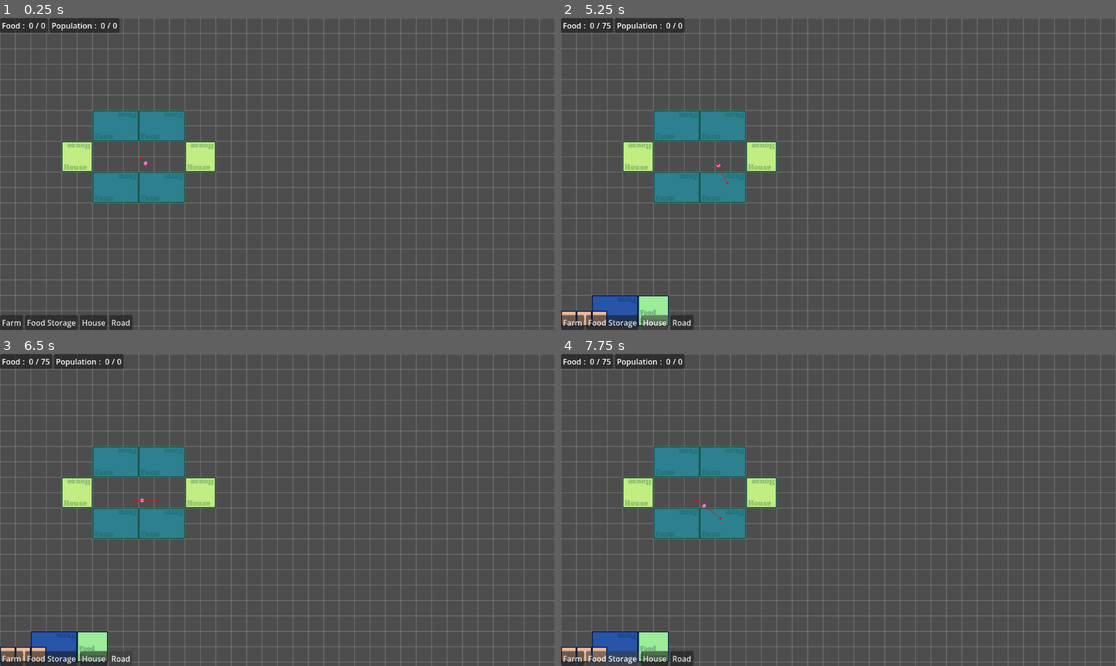
Above: before the commit, frames 1-4 (two rows, left to right).
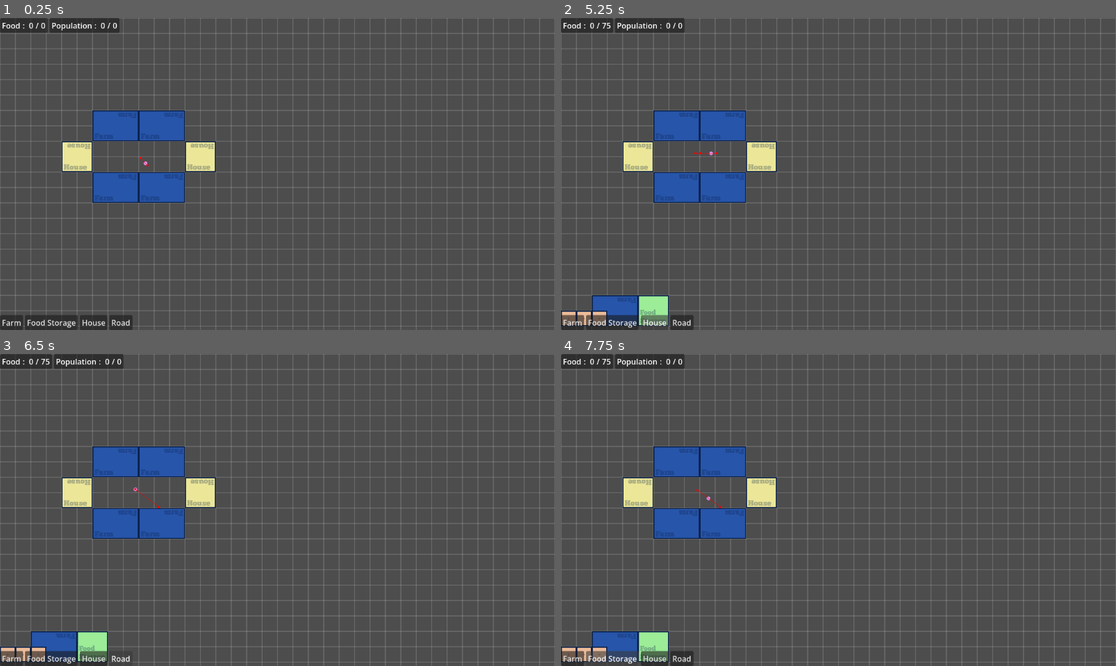
Above: after the commit, the same moments.

Repository: lacedon/western-town-sim
Game: Godot game, scene res://src/screens/game/game.tscn
Two runs of this game, one before a commit and one after it. Both use one fixed random seed, a clock stepped at 60 frames per second and the inputs below.
Inputs:
- Up to frame 1 (0.25 s): no input
- Up to frame 2 (5.25 s): click "Farm" at 0.5 s; click "Food Storage" at 1.25 s; click "House" at 2 s; click "Road" at 2.75 s; click "Farm" at 3.5 s; click "Food Storage" at 4.25 s; click "House" at 5 s
- Up to frame 3 (6.5 s): click "Road" at 5.75 s
- Up to frame 4 (7.75 s): click "Farm" at 6.5 s; click "Food Storage" at 7.25 s

The runs differ from the first frame. In frame 1, 4.4% of the frame differs, in the area x 11-39%, y 29-60%; in frame 2, 4.4%; in frame 3, 4.4%; in frame 4, 4.4%.

Commit message:
Fix navigation server for units

Diff:
--- a/src/components/building/building.gd
+++ b/src/components/building/building.gd
@@ -1,13 +1,12 @@
-@tool
-
 extends Node2D
 
 class_name BuildingNode
 
 signal areaEnteredExited
-signal add_environment_obstacle(size: Vector2i, position: Vector2)
+signal add_environment_obstacle(position: Vector2, size: Vector2i)
 
 const BuildingScene = preload('./building.tscn')
+const events = preload('res://src/constants/events.gd')
 
 enum BuildingMode {
   planing,
@@ -41,12 +40,19 @@
 func _ready() -> void:
   _initBuilding()
 
+  EventEmitter.addEmitter(events.ADD_ENVIRONMENT_OBSTACLE, self)
+
+  if mode == BuildingMode.placed:
+    emitObstacleAddedEvent()
+
   area2d.connect(area2d.area_entered.get_name(), _emitAreaEnteredExited)
   area2d.connect(area2d.area_exited.get_name(), _emitAreaEnteredExited)
 
 func _exit_tree() -> void:
   area2d.disconnect(area2d.area_entered.get_name(), _emitAreaEnteredExited)
   area2d.disconnect(area2d.area_exited.get_name(), _emitAreaEnteredExited)
+
+  EventEmitter.removeEmitter(events.ADD_ENVIRONMENT_OBSTACLE, self)
 
 func _initBuilding() -> void:
   if !building: return _resetBuilding()
@@ -88,7 +94,7 @@
   updateColoring()
 
   if mode == BuildingMode.placed:
-    add_environment_obstacle.emit(building.size, position)
+    emitObstacleAddedEvent()
 
 func updateColoring() -> void:
   match mode:
@@ -96,3 +102,10 @@
       coloringBlock.color = ModeColors.planingSuccess if canBePlaced() else ModeColors.planingError
     _:
       coloringBlock.color = ModeColors.normal
+
+func emitObstacleAddedEvent() -> void:
+  var sizeInPixels: Vector2 = building.size * GameConfig.tileSize
+  add_environment_obstacle.emit(
+    position - Vector2(float(sizeInPixels.x / 2), float(sizeInPixels.y / 2)),
+    sizeInPixels
+  )
--- a/src/components/navigation/navigation.gd
+++ b/src/components/navigation/navigation.gd
@@ -5,28 +5,30 @@
 @export var size: Vector2i = Vector2i.ZERO
 @export var position_offset: Vector2 = Vector2.ZERO
 
+@onready var debugPolygonParent: Node = $DebugPolygons
 @onready var navigationRegion: NavigationRegion2D = $NavigationRegion2D
 
-var _obstacles: Array[Vector4] = []
+var _obstacles: Array[PackedVector2Array] = []
 var navigation_mesh: NavigationPolygon
 var source_geometry : NavigationMeshSourceGeometryData2D
-var callback_baking : Callable
 var region_rid: RID
 var map_rid: RID
+
+var should_rebake: bool = false
+var is_baking_in_process: bool = false
 
 func _ready() -> void:
   EventEmitter.addListener(events.ADD_ENVIRONMENT_OBSTACLE, self._on_add_environment_obstacle)
   EventEmitter.addListener(events.REMOVE_ENVIRONMENT_OBSTACLE, self._on_remove_environment_obstacle)
 
   map_rid = _create_map()
-  region_rid = _create_region(map_rid)
+  # region_rid = _create_region(map_rid)
+  region_rid = navigationRegion.get_rid()
   source_geometry = _create_source_geometry()
-  navigation_mesh = _create_region_mesh()
-  callback_baking = on_baking_done
+  # navigation_mesh = _create_region_mesh()
+  navigation_mesh = navigationRegion.navigation_polygon
 
   parse_source_geometry.call_deferred()
-
-  # NavigationServer2D.bake_from_source_geometry_data(NavigationPolygon
 
 func _exit_tree() -> void:
   EventEmitter.removeListener(events.ADD_ENVIRONMENT_OBSTACLE, self._on_add_environment_obstacle)
@@ -68,6 +70,12 @@
   return new_navigation_mesh
 
 func rebake_navigation() -> void:
+  if is_baking_in_process:
+    should_rebake = true
+    return
+
+  is_baking_in_process = true
+
   # If we did not parse a TileMap with navigation mesh cells we may now only
   # have obstruction outlines so add at least one traversable outline
   # so the obstructions outlines have something to "cut" into.
@@ -78,23 +86,56 @@
     Vector2(GameConfig.startNavigationRegionSize.x, 0)
   ]))
 
+  for obstacle in _obstacles:
+    source_geometry.add_projected_obstruction(obstacle, false)
+
   # Bake the navigation mesh on a thread with the source geometry data.
   NavigationServer2D.bake_from_source_geometry_data_async(
     navigation_mesh,
     source_geometry,
-    callback_baking
+    on_baking_done
   )
 
 func on_baking_done() -> void:
   # Update the region with the updated navigation mesh.
   NavigationServer2D.region_set_navigation_polygon(region_rid, navigation_mesh)
 
-func _on_add_environment_obstacle(obstacle_size: Vector2i, obstacle_position: Vector2) -> void:
-  _obstacles.append(Vector4(obstacle_position.x, obstacle_position.y, obstacle_size.x, obstacle_size.y))
+  is_baking_in_process = false
+  if should_rebake:
+    should_rebake = false
+    rebake_navigation()
 
+func _on_add_environment_obstacle(obstacle_position: Vector2, obstacle_size: Vector2i) -> void:
+  var obstacle: PackedVector2Array = _create_obstacle(obstacle_position, obstacle_size)
+  if (!_obstacles.has(obstacle)):
+    _obstacles.append(obstacle)
   rebake_navigation()
 
-func _on_remove_environment_obstacle(obstacle_size: Vector2i, obstacle_position: Vector2) -> void:
-  _obstacles.erase(Vector4(obstacle_position.x, obstacle_position.y, obstacle_size.x, obstacle_size.y))
+func _on_remove_environment_obstacle(obstacle_position: Vector2, obstacle_size: Vector2i) -> void:
+  _obstacles.erase(_create_obstacle(obstacle_position, obstacle_size))
+  rebake_navigation()
 
-  rebake_navigation()
+func _create_obstacle(obstacle_position: Vector2, obstacle_size: Vector2i) -> PackedVector2Array:
+  var edge_temper_size_px: int = 1
+  var top_left_edge: Vector2 = Vector2(obstacle_position.x, obstacle_position.y)
+  var top_right_edge: Vector2 = Vector2(obstacle_position.x + obstacle_size.x, obstacle_position.y)
+  var bottom_right_edge: Vector2 = Vector2(obstacle_position.x + obstacle_size.x, obstacle_position.y + obstacle_size.y)
+  var bottom_left_edge: Vector2 = Vector2(obstacle_position.x, obstacle_position.y + obstacle_size.y)
+
+  return PackedVector2Array([
+    # top-left edge
+    Vector2(top_left_edge.x, top_left_edge.y + edge_temper_size_px),
+    Vector2(top_left_edge.x + edge_temper_size_px, top_left_edge.y),
+
+    # top-right edge
+    Vector2(top_right_edge.x - edge_temper_size_px, top_right_edge.y),
+    Vector2(top_right_edge.x, top_right_edge.y + edge_temper_size_px),
+
+    # bottom-right edge
+    Vector2(bottom_right_edge.x, bottom_right_edge.y - edge_temper_size_px),
+    Vector2(bottom_right_edge.x - edge_temper_size_px, bottom_right_edge.y),
+
+    # bottom-left edge
+    Vector2(bottom_left_edge.x + edge_temper_size_px, bottom_left_edge.y),
+    Vector2(bottom_left_edge.x, bottom_left_edge.y - edge_temper_size_px),
+  ])
--- a/src/components/navigation/navigation.tscn
+++ b/src/components/navigation/navigation.tscn
@@ -2,10 +2,14 @@
 
 [ext_resource type="Script" uid="uid://b45xcnjhsxd8t" path="res://src/components/navigation/navigation.gd" id="1_ldmo7"]
 
-[sub_resource type="NavigationPolygon" id="NavigationPolygon_hbphy"]
+[sub_resource type="NavigationPolygon" id="NavigationPolygon_ldmo7"]
+cell_size = 4.0
+agent_radius = 1.0
 
 [node name="Navigation" type="Node2D" unique_id=201039558]
 script = ExtResource("1_ldmo7")
 
-[node name="NavigationRegion2D" type="NavigationRegion2D" parent="." unique_id=14557153]
-navigation_polygon = SubResource("NavigationPolygon_hbphy")
+[node name="DebugPolygons" type="Node2D" parent="." unique_id=1106564801]
+
+[node name="NavigationRegion2D" type="NavigationRegion2D" parent="." unique_id=1894620850]
+navigation_polygon = SubResource("NavigationPolygon_ldmo7")
--- a/src/components/unit/unit.gd
+++ b/src/components/unit/unit.gd
@@ -55,5 +55,5 @@
   position = position.move_toward(next_path_position, unit.speed * delta)
 
   if navigation_agent.is_navigation_finished():
-    position = _target_position
+    # position = _target_position
     set_random_target_within_radius()
--- a/src/global/game-config.gd
+++ b/src/global/game-config.gd
@@ -2,4 +2,4 @@
 
 @export var tileSize: Vector2i = Vector2i(32, 32)
 
-@export var startNavigationRegionSize: Vector2i = Vector2i(500, 500)
+@export var startNavigationRegionSize: Vector2i = Vector2i(640, 640)
--- a/src/screens/game/game.tscn
+++ b/src/screens/game/game.tscn
@@ -15,7 +15,7 @@
 [node name="Camera2D" type="Camera2D" parent="." unique_id=1699835985]
 anchor_mode = 0
 
-[node name="Navigation" parent="Camera2D" unique_id=201039558 instance=ExtResource("5_ia08b")]
+[node name="Navigation" parent="." unique_id=201039558 instance=ExtResource("5_ia08b")]
 
 [node name="Grid" parent="." unique_id=2004956744 instance=ExtResource("3_qmidl")]
 
@@ -23,26 +23,32 @@
 
 [node name="Building" parent="Buildings" unique_id=2014447708 instance=ExtResource("2_cts34")]
 position = Vector2(336, 224)
+mode = 1
 building = ExtResource("3_brlkd")
 
 [node name="Building2" parent="Buildings" unique_id=1711132683 instance=ExtResource("2_cts34")]
 position = Vector2(240, 224)
+mode = 1
 building = ExtResource("3_brlkd")
 
 [node name="Building3" parent="Buildings" unique_id=1689777698 instance=ExtResource("2_cts34")]
 position = Vector2(416, 288)
+mode = 1
 building = ExtResource("4_brlkd")
 
 [node name="Building4" parent="Buildings" unique_id=759877871 instance=ExtResource("2_cts34")]
 position = Vector2(160, 288)
+mode = 1
 building = ExtResource("4_brlkd")
 
 [node name="Building5" parent="Buildings" unique_id=809691596 instance=ExtResource("2_cts34")]
 position = Vector2(336, 352)
+mode = 1
 building = ExtResource("3_brlkd")
 
 [node name="Building6" parent="Buildings" unique_id=668414985 instance=ExtResource("2_cts34")]
 position = Vector2(240, 352)
+mode = 1
 building = ExtResource("3_brlkd")
 
 [node name="Units" type="Node2D" parent="." unique_id=449497547]
